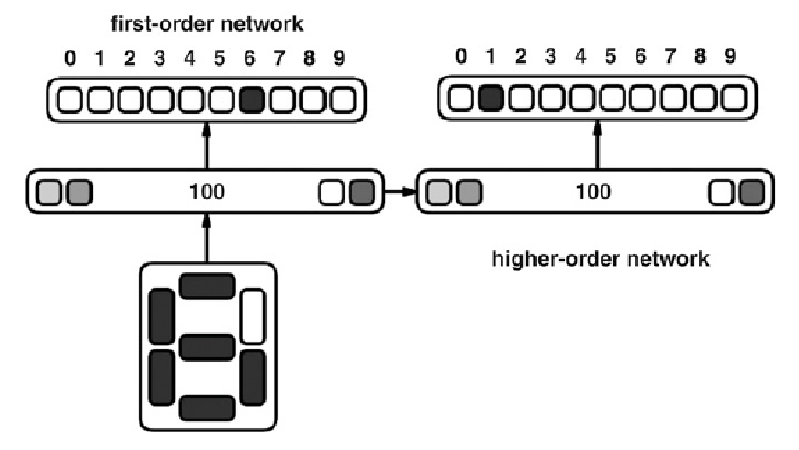
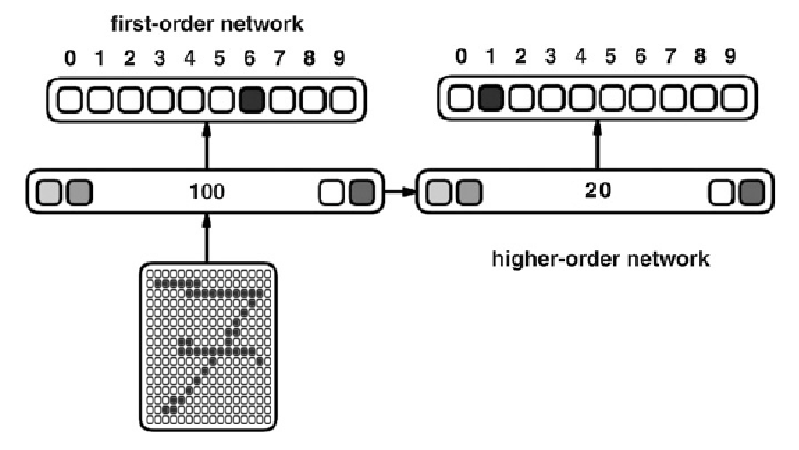
Before/after of a (799, 450) layered artwork. What changed in the layer stack:
added layer "Calque Copié" above "Arrière-plan" over <box>146,269,271,424</box>
renamed "Calque Copié" to "Arrière-plan", painted on it over <box>146,178,617,425</box>
